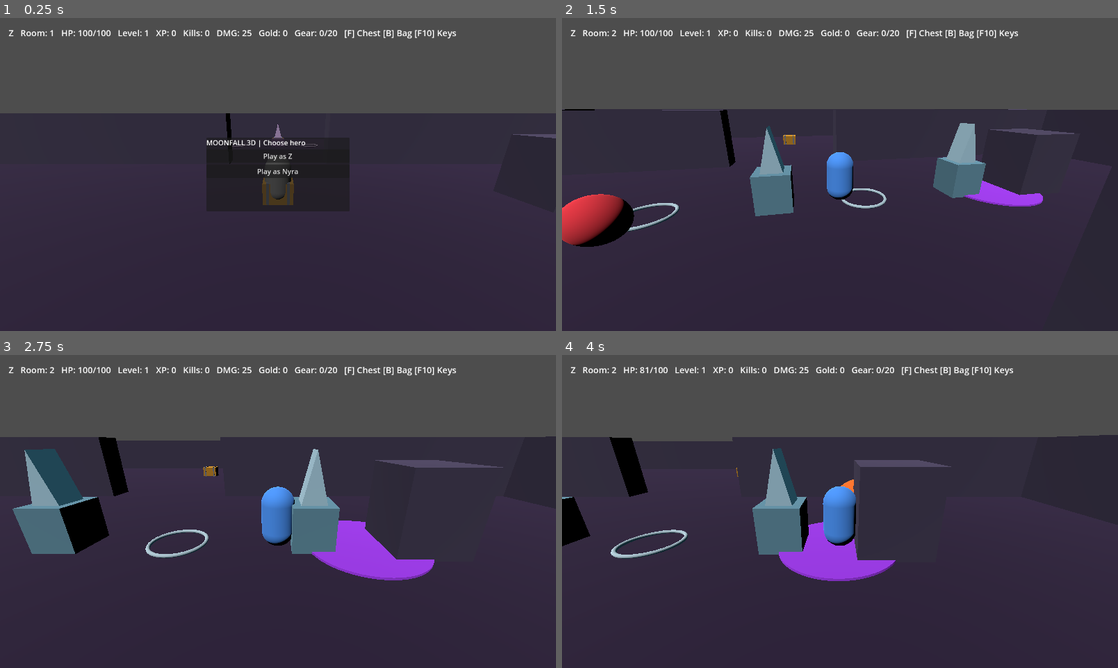
Above: before the commit, frames 1-4 (two rows, left to right).
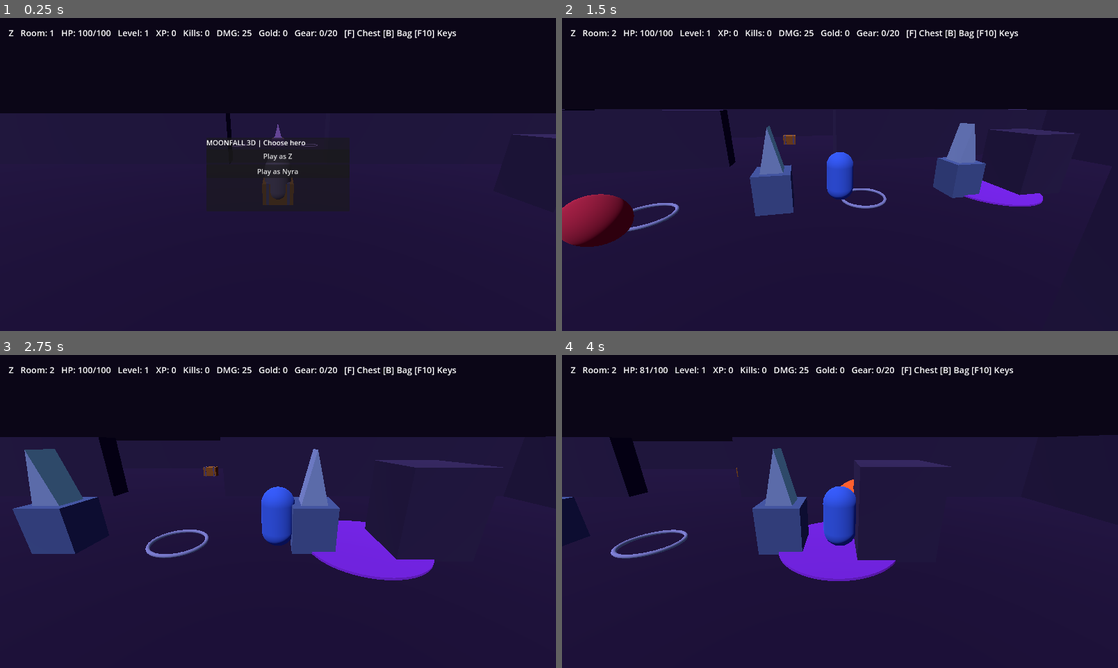
Above: after the commit, the same moments.

Repository: ericgantor-cyber/Moonfall
Game: Godot game, scene res://main.tscn
Two runs of this game, one before a commit and one after it. Both use one fixed random seed, a clock stepped at 60 frames per second and the inputs below.
Inputs (mouse positions are in pixels of both pictures, inside the frame that each line leads up to):
- Up to frame 1 (0.25 s): no input
- Up to frame 2 (1.5 s): click "Play as Z" at 0.5 s; tap Enter at 1.25 s; move the mouse to (962, 158) at 1.27 s; hold D from 1.28 s (still down); tap Q at 1.35 s; click (962, 158) at 1.42 s
- Up to frame 3 (2.75 s): tap Space at 1.52 s; release D at 2 s; drag from (166, 527) to (250, 574) at 2.02 s
- Up to frame 4 (4 s): move the mouse to (895, 442) at 2.77 s; hold D 2.78-3.5 s; tap F at 2.85 s; drag from (812, 574) to (673, 464) at 3.52 s

The runs differ from the first frame. In frame 1, 30% of the frame differs, in the area x 0-100%, y 0-47%; in frame 2, 35%, in the area x 0-100%, y 0-74%; in frame 3, 34%; in frame 4, 32%.

Commit message:
Introduce moonlit atmosphere and crowned boss silhouettes

Diff:
--- a/Moonfall3D/scripts/game.gd
+++ b/Moonfall3D/scripts/game.gd
@@ -139,7 +139,18 @@
     add_child(ground_body)
     var sun := DirectionalLight3D.new()
     sun.rotation_degrees = Vector3(-55, -35, 0)
+    sun.light_color = Color(0.72, 0.63, 1.0)
+    sun.light_energy = 0.85
     add_child(sun)
+    var atmosphere := WorldEnvironment.new()
+    var environment := Environment.new()
+    environment.background_mode = Environment.BG_COLOR
+    environment.background_color = Color(0.045, 0.025, 0.09)
+    environment.ambient_light_source = Environment.AMBIENT_SOURCE_COLOR
+    environment.ambient_light_color = Color(0.28, 0.18, 0.43)
+    environment.ambient_light_energy = 0.55
+    atmosphere.environment = environment
+    add_child(atmosphere)
     player = CharacterBody3D.new()
     player.collision_layer = 1
     player.collision_mask = 2
@@ -662,6 +673,18 @@
             horn.position = Vector3(side * 0.85, 3.25, 0.0)
             horn.material_override = mat
             mob.add_child(horn)
+        var crown := MeshInstance3D.new()
+        var crown_mesh := TorusMesh.new()
+        crown_mesh.inner_radius = 1.15
+        crown_mesh.outer_radius = 1.36
+        crown.mesh = crown_mesh
+        crown.position.y = 3.35
+        var crown_material := StandardMaterial3D.new()
+        crown_material.albedo_color = Color(0.85, 0.3, 1.0)
+        crown_material.emission_enabled = true
+        crown_material.emission = Color(0.4, 0.08, 0.65)
+        crown.material_override = crown_material
+        mob.add_child(crown)
     elif mob_kind == 2:
         var crest := MeshInstance3D.new()
         var crest_mesh := PrismMesh.new()
